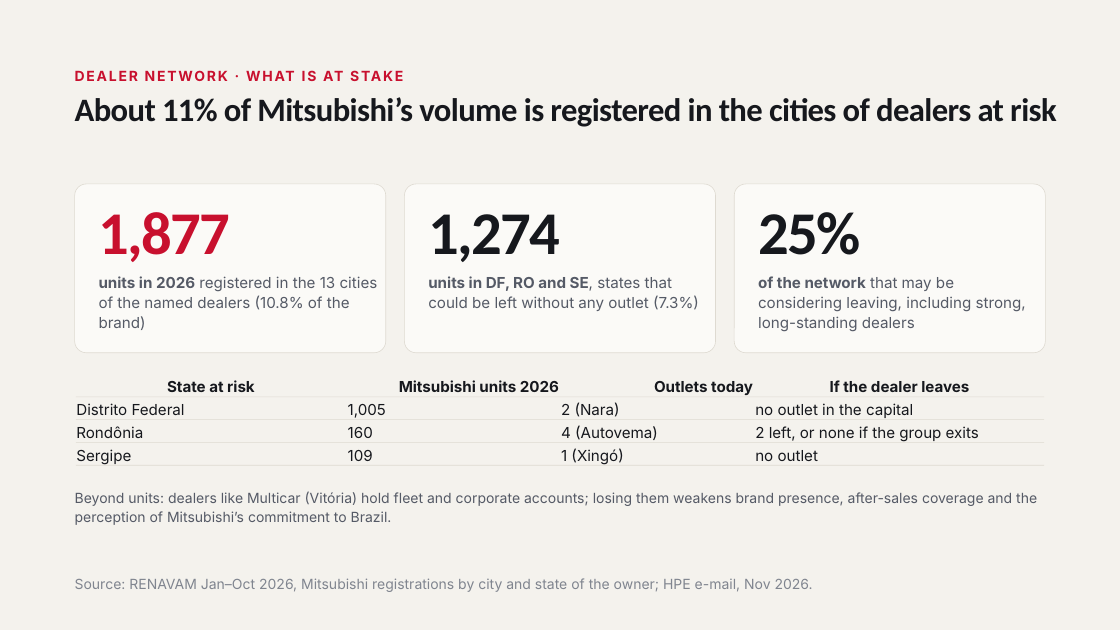
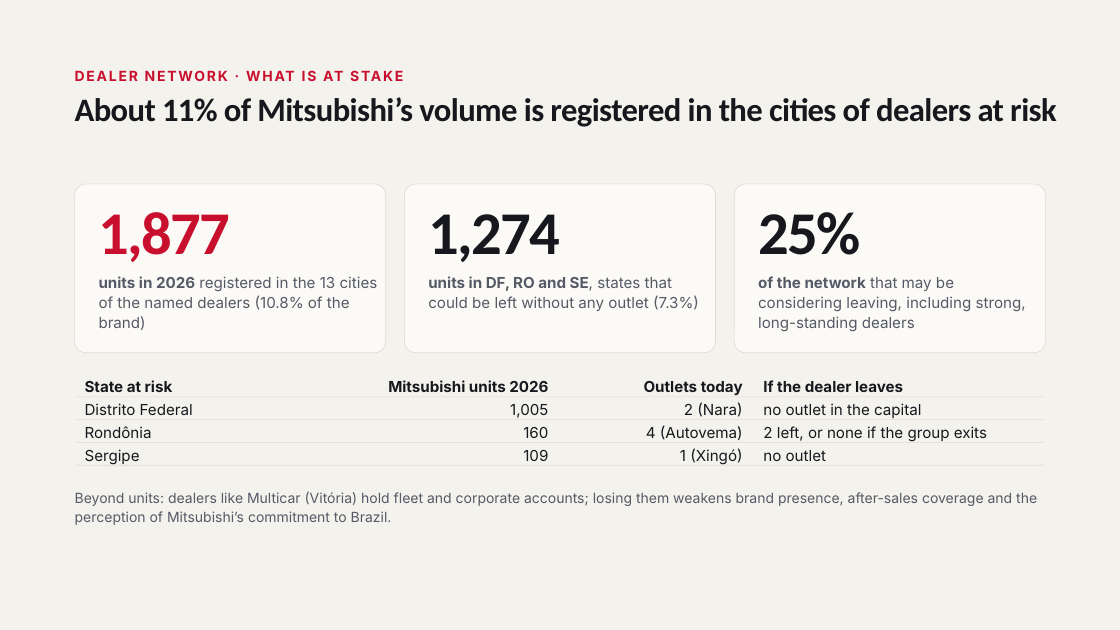
Before and after one commit to FLeone2/mercado-atlas, a slide deck: slide 40 of Mitsubishi_Brazil_Market_Network_Nov2026.pptx (slide 37 before the commit). Drawn at 1120x630 pixels with LibreOffice and Linux fonts; fonts in the diff are those of the drawing. Boxes give left, top, right and bottom in pixels: in the first picture for what was removed or moved away, otherwise in the second. Text is boxed around its words. In the diff, an @@ line names an element or a change of style, - is before the commit and + after.

```diff
--- a/Mitsubishi_Brazil_Market_Network_Nov2026.pptx
+++ b/Mitsubishi_Brazil_Market_Network_Nov2026.pptx
@@ text "State at risk" at bbox=[85, 380, 173, 392]: alignment centre to left @@
@@ text "State at risk": place and size @@
-text "State at risk" at bbox=[167, 380, 255, 392]
+text "State at risk" at bbox=[85, 380, 173, 392]
@@ text "Mitsubishi units 2026": place and size @@
-text "Mitsubishi units 2026" at bbox=[399, 380, 559, 392]
+text "Mitsubishi units 2026" at bbox=[388, 380, 548, 392]
@@ text "Outlets today": place and size @@
-text "Outlets today" at bbox=[654, 381, 753, 395]
+text "Outlets today" at bbox=[644, 381, 743, 395]
@@ text "If the dealer leaves": place and size @@
-text "If the dealer leaves" at bbox=[830, 380, 969, 392]
+text "If the dealer leaves" at bbox=[763, 380, 903, 392]
@@ text "If the dealer leaves" at bbox=[763, 380, 903, 392]: alignment centre to left @@
@@ text "Distrito Federal": place and size @@
-text "Distrito Federal" at bbox=[76, 403, 185, 415]
+text "Distrito Federal" at bbox=[85, 403, 193, 415]
@@ text "1,005": place and size @@
-text "1,005" at bbox=[348, 404, 386, 418]
+text "1,005" at bbox=[510, 404, 548, 418]
@@ text "2 (Nara)": place and size @@
-text "2 (Nara)" at bbox=[561, 402, 620, 417]
+text "2 (Nara)" at bbox=[684, 402, 742, 417]
@@ text "no outlet in the capital": place and size @@
-text "no outlet in the capital" at bbox=[755, 403, 913, 418]
+text "no outlet in the capital" at bbox=[763, 403, 921, 418]
@@ text "Rondônia": place and size @@
-text "Rondônia" at bbox=[76, 426, 143, 438]
+text "Rondônia" at bbox=[85, 426, 152, 438]
@@ text "Sergipe": place and size @@
-text "Sergipe" at bbox=[76, 449, 131, 465]
+text "Sergipe" at bbox=[85, 449, 140, 465]
@@ text "160": place and size @@
-text "160" at bbox=[348, 427, 373, 438]
+text "160" at bbox=[523, 427, 548, 438]
@@ text "109": place and size @@
-text "109" at bbox=[348, 450, 373, 461]
+text "109" at bbox=[523, 450, 548, 461]
@@ alignment left to right in 6 elements at bbox=[510, 404, 548, 418], bbox=[523, 427, 548, 438], bbox=[523, 450, 548, 461], bbox=[684, 402, 742, 417], bbox=[646, 425, 743, 440], bbox=[680, 448, 742, 465] @@
@@ text "4 (Autovema)": place and size @@
-text "4 (Autovema)" at bbox=[561, 425, 658, 440]
+text "4 (Autovema)" at bbox=[646, 425, 743, 440]
@@ text "1 (Xingó)": place and size @@
-text "1 (Xingó)" at bbox=[561, 448, 623, 465]
+text "1 (Xingó)" at bbox=[680, 448, 742, 465]
@@ text "2 left, or none if ...": place and size @@
-text "2 left, or none if ..." at bbox=[755, 426, 979, 442]
+text "2 left, or none if ..." at bbox=[763, 426, 987, 442]
@@ text "no outlet": place and size @@
-text "no outlet" at bbox=[755, 450, 818, 461]
+text "no outlet" at bbox=[763, 450, 826, 461]
@@ text removed at bbox=[75, 578, 813, 592] @@
-Source: RENAVAM Jan–Oct 2026, Mitsubishi registrations by city and state of the owner; HPE e-mail, Nov 2026.
```
Also in this commit, not shown: 37 other slides changed, 3 slides added.
